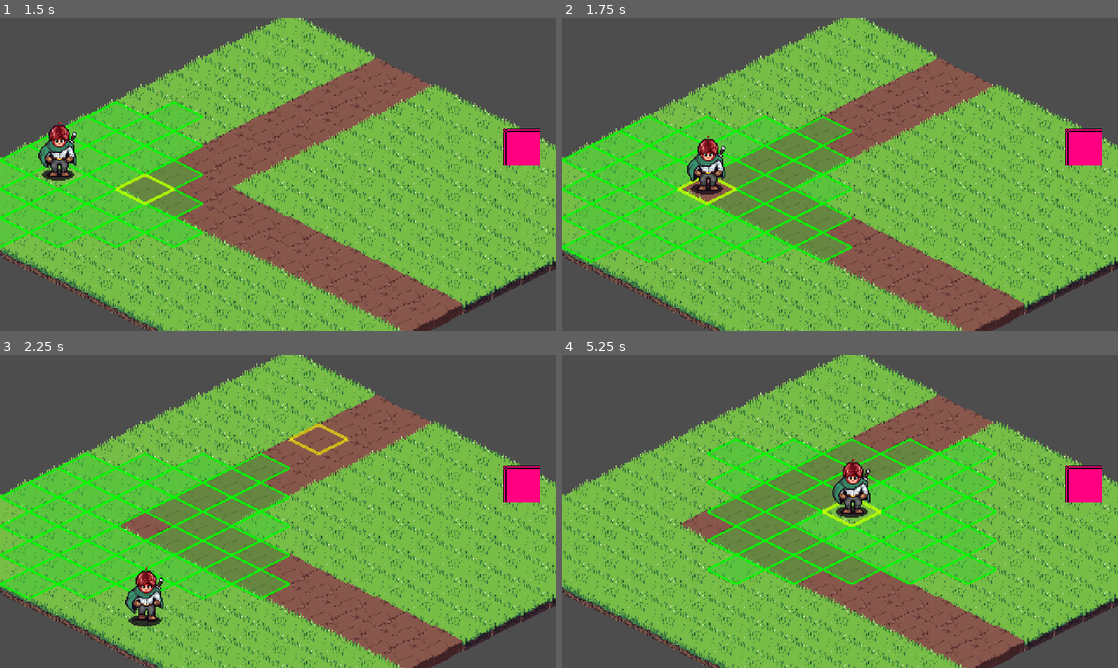
Above: before the commit, frames 1-4 (two rows, left to right).
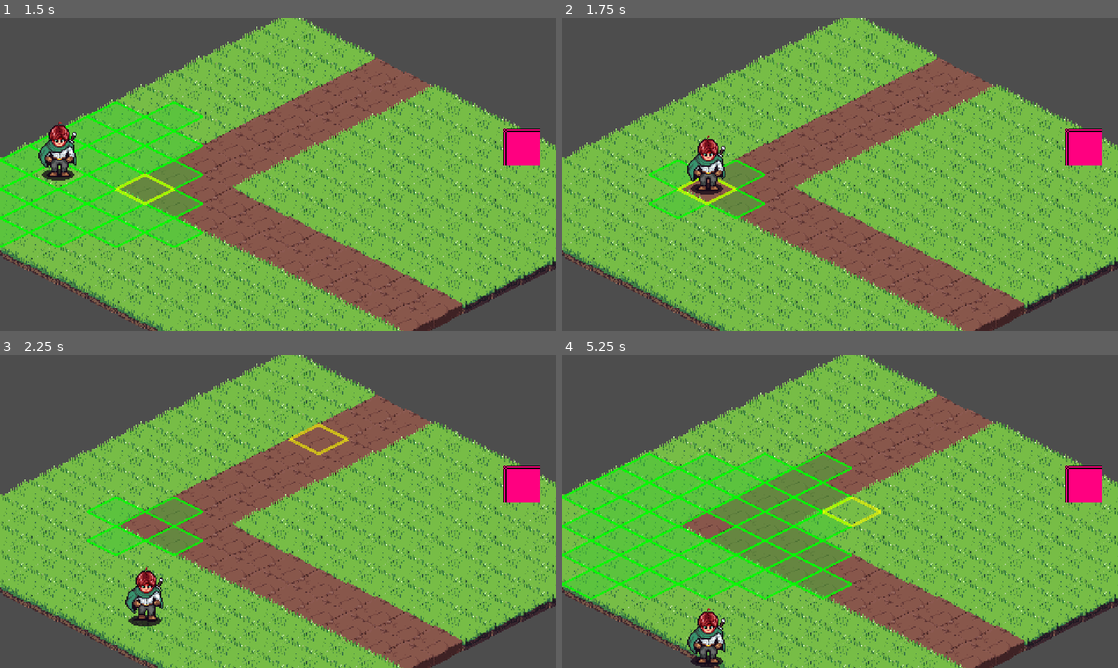
Above: after the commit, the same moments.

Repository: dan-alin/explorer-quest
Game: Godot game, scene res://playground.tscn
The game is run twice, just before and just after one commit, with the same random seed, the same clock (stepped at 60 frames per second) and the same inputs.
Inputs (mouse positions are in pixels of both pictures, inside the frame that each line leads up to):
- Up to frame 1 (1.5 s): tap Enter at 0.5 s; move the mouse to (400, 158) at 0.52 s; press the mouse at (400, 158) at 0.53 s; hold W (up) 0.53-1.28 s; tap R at 0.8, 1.35 s; move the mouse to (166, 190) at 1.27 s; release the mouse at (166, 190) at 1.28 s; hold S (down) from 1.28 s (still down)
- Up to frame 2 (1.75 s): keep holding S (down); click (728, 190) at 1.55 s
- Up to frame 3 (2.25 s): tap Space (dash) at 2 s; move the mouse to (333, 442) at 2.02 s; release S (down) at 2.03 s; press the mouse at (333, 442) at 2.03 s; hold W (up) from 2.03 s (still down)
- Up to frame 4 (5.25 s): tap R at 2.3, 3.8, 4.35 s; move the mouse to (812, 574) at 2.77 s; release the mouse at (812, 574) at 2.78 s; tap Space (dash) at 2.85 s; click (812, 574) at 3.05 s; move the mouse to (1006, 558) at 3.52 s; release W (up) at 3.53 s; hold Right mouse button (ranged_attack) 3.53-4.28 s; hold S (down) from 3.53 s (still down); click (1006, 558) at 3.67 s; move the mouse to (673, 464) at 4.27 s; click (673, 464) at 4.55 s; move the mouse to (867, 511) at 5.02 s; press the mouse at (867, 511) at 5.03 s

Frame 1 is identical in both runs. In frame 2, 17% of the frame differs, in the area x 0-53%, y 31-79%; in frame 3, 17%; in frame 4, 24%, in the area x 0-79%, y 26-100%.

Commit message:
feat: add limited movement based on movement_range

Diff:
--- a/Player/Scripts/player.gd
+++ b/Player/Scripts/player.gd
@@ -11,6 +11,10 @@
 var grid_overlay: GridOverlay
 var is_movement_mode: bool = false
 var current_grid_position: Vector2i  # Posizione griglia corrente del player
+
+# Movement per turn system
+var remaining_movement: int = 0  # Movimento rimanente nel turno corrente
+var total_movement_this_turn: int = 0  # Movimento totale utilizzato in questo turno
 
 # Dash/Dodge properties
 var dash_direction: Vector2 = Vector2.ZERO
@@ -247,13 +251,22 @@
 	if grid_overlay:
 		var tilemap = get_parent() as TileMapLayer
 		if tilemap:
+			# Se non è stato inizializzato il sistema di turni, inizializzalo
+			if remaining_movement == 0 and total_movement_this_turn == 0:
+				start_new_turn()
+
 			print("=== PLAYER MOVEMENT MODE DEBUG ===")
 			print("Player starting grid position: ", current_grid_position)
-			print("Movement range: ", get_movement_range())
+			print("Remaining movement: ", remaining_movement)
+			print("Max movement range: ", get_movement_range())
 			print("======================================")
 
-			# Evidenzia le celle raggiungibili
-			grid_overlay.highlight_reachable_cells(current_grid_position, get_movement_range())
+			# Evidenzia le celle raggiungibili basate sul movimento residuo
+			if has_movement_left():
+				grid_overlay.highlight_reachable_cells(current_grid_position, remaining_movement)
+			else:
+				grid_overlay.clear_highlights()
+				print("No movement left - no cells highlighted")
 			print("Entered movement mode - highlighting reachable cells")
 
 func exit_movement_mode() -> void:
@@ -271,3 +284,55 @@
 		return false
 
 	return grid_overlay.is_cell_highlighted(target_cell)
+
+# Turn-based movement system
+func start_new_turn() -> void:
+	# Inizia un nuovo turno - ripristina il movimento completo
+	remaining_movement = get_movement_range()
+	total_movement_this_turn = 0
+	print("=== NEW TURN STARTED ===")
+	print("Movement available: ", remaining_movement)
+	print("=========================")
+
+	# Ricalcola le evidenziazioni per il nuovo turno
+	if is_movement_mode:
+		enter_movement_mode()
+
+func consume_movement(distance: int) -> bool:
+	# Consuma movimento per una certa distanza
+	if distance > remaining_movement:
+		print("Not enough movement! Required: ", distance, ", Available: ", remaining_movement)
+		return false
+
+	remaining_movement -= distance
+	total_movement_this_turn += distance
+
+	print("Movement consumed: ", distance)
+	print("Remaining movement: ", remaining_movement)
+
+	# Se non c'è più movimento, termina il turno
+	if remaining_movement <= 0:
+		end_turn()
+
+	return true
+
+func get_remaining_movement() -> int:
+	return remaining_movement
+
+func can_afford_movement(distance: int) -> bool:
+	return distance <= remaining_movement
+
+func end_turn() -> void:
+	# Termina il turno - nessun movimento rimasto
+	print("=== TURN ENDED ===")
+	print("Total movement used: ", total_movement_this_turn)
+	print("No more movement available!")
+	print("===================")
+
+	# Disabilita le evidenziazioni
+	if grid_overlay:
+		grid_overlay.clear_highlights()
+	# Ma mantieni movement mode attivo per permettere azioni future
+
+func has_movement_left() -> bool:
+	return remaining_movement > 0
--- a/Player/Scripts/state_idle.gd
+++ b/Player/Scripts/state_idle.gd
@@ -37,6 +37,10 @@
 	if _event is InputEventMouseButton and _event.pressed and _event.button_index == MouseButton.MOUSE_BUTTON_LEFT:
 		handle_movement_click(_event.global_position)
 
+	# Tasto R per iniziare un nuovo turno (debug/test)
+	if _event is InputEventKey and _event.pressed and _event.keycode == KEY_R:
+		player.start_new_turn()
+
 	return null
 
 func handle_movement_click(mouse_pos: Vector2):
@@ -51,9 +55,8 @@
 		var target_grid_pos = tilemap.local_to_map(local_mouse_pos)
 		print("Target grid position: ", target_grid_pos)
 
-		# 2. Ottieni la posizione griglia attuale del player
-		var player_local_pos = tilemap.to_local(player.global_position)
-		var current_grid_pos = tilemap.local_to_map(player_local_pos)
+		# 2. Ottieni la posizione griglia attuale del player (usa la posizione memorizzata)
+		var current_grid_pos = player.current_grid_position
 		print("Player current grid position: ", current_grid_pos)
 
 		# 3. Se il player è già nella cella target, non fare nulla
@@ -68,7 +71,20 @@
 			print("=========================")
 			return
 
-		# 5. Calcola il centro della cella target
+		# 5. Calcola la distanza di movimento (Manhattan distance)
+		var movement_distance = abs(current_grid_pos.x - target_grid_pos.x) + abs(current_grid_pos.y - target_grid_pos.y)
+		print("Movement distance calculated: ", movement_distance)
+
+		# Verifica se il movimento è possibile
+		if not player.can_afford_movement(movement_distance):
+			print("Not enough movement to reach the target cell!")
+			print("=========================")
+			return
+
+		# 6. Consuma il movimento
+		player.consume_movement(movement_distance)
+
+		# 7. Calcola il centro della cella target
 		var cell_center_local = tilemap.map_to_local(target_grid_pos)
 		var cell_center_global = tilemap.to_global(cell_center_local)
 		# Offset per centrare perfettamente il personaggio nella cella isometrica
@@ -76,16 +92,17 @@
 
 		print("Moving from cell ", current_grid_pos, " to cell ", target_grid_pos)
 
-		# 6. Muovi il player alla nuova cella
+		# 8. Muovi il player alla nuova cella
 		player.global_position = adjusted_position
 
-		# 7. Aggiorna la posizione griglia del player
+		# 9. Aggiorna la posizione griglia del player
 		player.current_grid_position = target_grid_pos
 
-		# 8. Aggiorna le evidenziazioni dalla nuova posizione
+		# 10. Aggiorna le evidenziazioni dalla nuova posizione
 		player.enter_movement_mode()  # Ricalcola le celle raggiungibili
 
 		print("Player moved to: ", player.global_position)
+		print("Remaining movement: ", player.get_remaining_movement())
 		print("=========================")
 	else:
 		print("Tilemap not found!")
